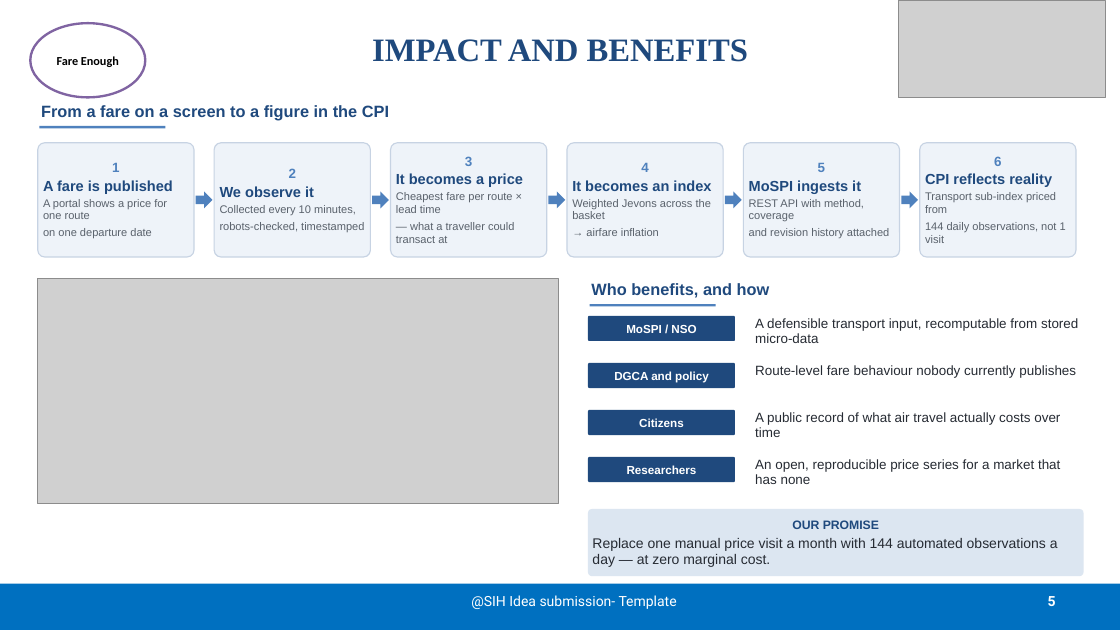
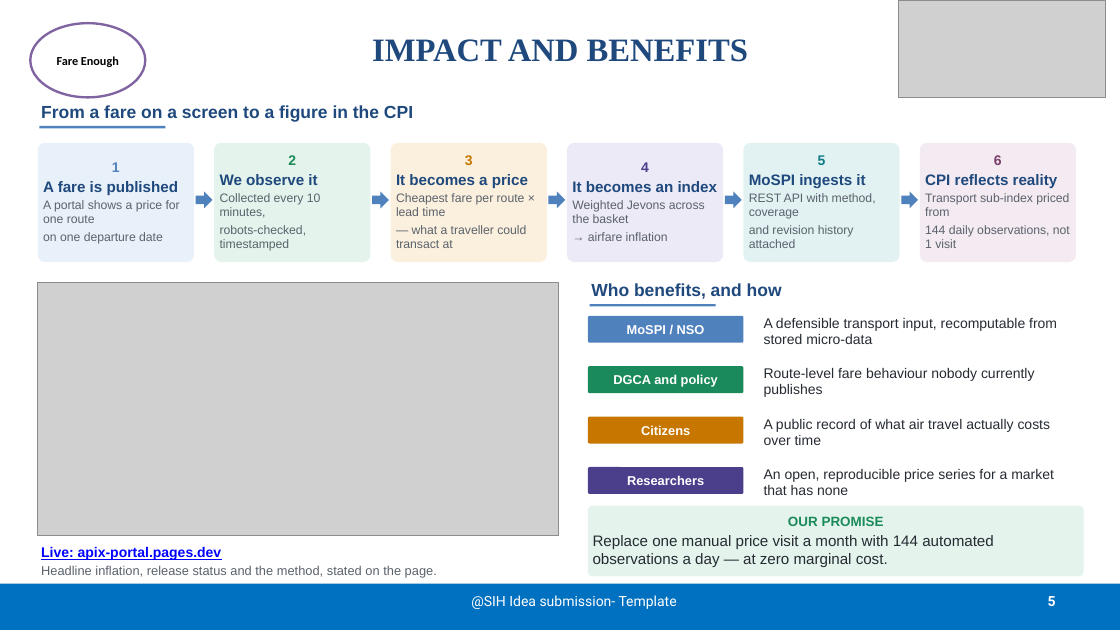
Before and after one commit to BradCage-afk/sih-2026-airfare-index, a slide deck: slide 5 of SIH26056-Idea-Presentation.pptx. Drawn at 1120x630 pixels with LibreOffice and Linux fonts; fonts in the diff are those of the drawing; grey boxes stand for pictures. Boxes give left, top, right and bottom in pixels: in the first picture for what was removed or moved away, otherwise in the second. Text is boxed around its words. In the diff, an @@ line names an element or a change of style, - is before the commit and + after.

```diff
--- a/SIH26056-Idea-Presentation.pptx
+++ b/SIH26056-Idea-Presentation.pptx
@@ text "From a fare on a ..." at (x1=41, y1=105, x2=413, y2=122): size 14 to 15 pt @@
@@ rounded rectangle "1" resized from (x1=38, y1=143, x2=194, y2=257) to (x1=38, y1=143, x2=194, y2=262) @@
@@ rounded rectangle "1" at (x1=38, y1=143, x2=194, y2=262): size 11.5 to 12 pt in "1"; size 12.5 to 13 pt in "A fare is published"; size 9.5 to 10.5 pt in "A portal shows a price for one ..."; fill #EEF3F9 to #E8F0F9; outline #C7D3E3 1 pt to none @@
@@ rounded rectangle "2" resized from (x1=214, y1=143, x2=371, y2=257) to (x1=214, y1=143, x2=371, y2=262) @@
@@ rounded rectangle "2" at (x1=214, y1=143, x2=371, y2=262): size 11.5 to 12 pt, text colour #4F81BD to #1B8A5A in "2"; size 12.5 to 13 pt in "We observe it"; size 9.5 to 10.5 pt in "Collected every 10 minutes, robots-checked, timestamped"; fill #EEF3F9 to #E4F4EC; outline #C7D3E3 1 pt to none @@
@@ rounded rectangle "3" resized from (x1=391, y1=143, x2=547, y2=257) to (x1=391, y1=143, x2=547, y2=262) @@
@@ rounded rectangle "3" at (x1=391, y1=143, x2=547, y2=262): size 11.5 to 12 pt, text colour #4F81BD to #C77700 in "3"; size 12.5 to 13 pt in "It becomes a price"; size 9.5 to 10.5 pt in "Cheapest fare per route × lead time ..."; fill #EEF3F9 to #FBF0DD; outline #C7D3E3 1 pt to none @@
@@ rounded rectangle "4" resized from (x1=567, y1=143, x2=723, y2=257) to (x1=567, y1=143, x2=723, y2=262) @@
@@ rounded rectangle "4" at (x1=567, y1=143, x2=723, y2=262): size 11.5 to 12 pt, text colour #4F81BD to #4B3F8C in "4"; size 12.5 to 13 pt in "It becomes an index"; size 9.5 to 10.5 pt in "Weighted Jevons across the basket → airfare ..."; fill #EEF3F9 to #ECEAF7; outline #C7D3E3 1 pt to none @@
@@ rounded rectangle "5" resized from (x1=744, y1=143, x2=900, y2=257) to (x1=744, y1=143, x2=900, y2=262) @@
@@ rounded rectangle "5" at (x1=744, y1=143, x2=900, y2=262): size 11.5 to 12 pt, text colour #4F81BD to #0E7C86 in "5"; size 12.5 to 13 pt in "MoSPI ingests it"; size 9.5 to 10.5 pt in "REST API with method, coverage and revision ..."; fill #EEF3F9 to #E2F2F3; outline #C7D3E3 1 pt to none @@
@@ rounded rectangle "6" resized from (x1=920, y1=143, x2=1076, y2=257) to (x1=920, y1=143, x2=1076, y2=262) @@
@@ rounded rectangle "6" at (x1=920, y1=143, x2=1076, y2=262): size 11.5 to 12 pt, text colour #4F81BD to #7A3E6B in "6"; size 12.5 to 13 pt in "CPI reflects reality"; size 9.5 to 10.5 pt in "Transport sub-index priced from 144 daily observations, ..."; fill #EEF3F9 to #F4EAF1; outline #C7D3E3 1 pt to none @@
@@ picture resized from (x1=38, y1=279, x2=559, y2=504) to (x1=38, y1=282, x2=559, y2=535) @@
@@ text "Who benefits, and how" at (x1=591, y1=283, x2=782, y2=299): size 14 to 15 pt @@
@@ rounded rectangle "MoSPI / NSO" resized from (x1=588, y1=316, x2=735, y2=341) to (x1=588, y1=316, x2=744, y2=343) @@
@@ rounded rectangle "MoSPI / NSO" at (x1=588, y1=316, x2=744, y2=343): size 10 to 11 pt; fill #1F497D to #4F81BD @@
@@ text "A defensible transport input, recomputable ..." moved from (x1=755, y1=318, x2=1078, y2=343) to (x1=764, y1=318, x2=1057, y2=344) @@
@@ rounded rectangle "DGCA and policy" resized from (x1=588, y1=363, x2=735, y2=388) to (x1=588, y1=366, x2=744, y2=393) @@
@@ rounded rectangle "DGCA and policy" at (x1=588, y1=366, x2=744, y2=393): size 10 to 11 pt; fill #1F497D to #1B8A5A @@
@@ text "Route-level fare behaviour nobody currently ..." moved from (x1=755, y1=365, x2=1076, y2=378) to (x1=764, y1=368, x2=1035, y2=397) @@
@@ rounded rectangle "Citizens" resized from (x1=588, y1=410, x2=735, y2=435) to (x1=588, y1=417, x2=744, y2=444) @@
@@ rounded rectangle "Citizens" at (x1=588, y1=417, x2=744, y2=444): size 10 to 11 pt; fill #1F497D to #C77700 @@
@@ text "A public record of what ..." moved from (x1=755, y1=412, x2=1060, y2=437) to (x1=764, y1=419, x2=1051, y2=445) @@
@@ rounded rectangle "Researchers" resized from (x1=588, y1=457, x2=735, y2=482) to (x1=588, y1=467, x2=744, y2=494) @@
@@ rounded rectangle "Researchers" at (x1=588, y1=467, x2=744, y2=494): size 10 to 11 pt; fill #1F497D to #4B3F8C @@
@@ size 11.5 to 12 pt in 4 elements at (x1=764, y1=318, x2=1057, y2=344), (x1=764, y1=368, x2=1035, y2=397), (x1=764, y1=419, x2=1051, y2=445), (x1=764, y1=469, x2=1054, y2=495) @@
@@ text "An open, reproducible price series ..." moved from (x1=755, y1=459, x2=1060, y2=484) to (x1=764, y1=469, x2=1054, y2=495) @@
@@ rounded rectangle "OUR PROMISE" at (x1=588, y1=506, x2=1084, y2=576): size 10.5 to 11.5 pt, text colour #1F497D to #1B8A5A in "OUR PROMISE"; size 12 to 13 pt in "Replace one manual price visit a month ..."; fill #DCE6F1 to #E4F4EC @@
@@ text added at (x1=41, y1=547, x2=437, y2=578), 11 pt, text #5A626C @@
+Live: apix-portal.pages.dev
+Headline inflation, release status and the method, stated on the page.
```
Also in this commit, not shown: 3 other slides changed, 4 other files.
